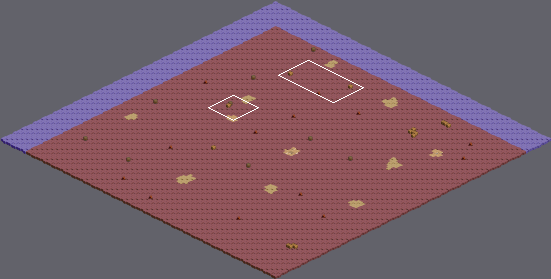
Tiled map -- assets/client/maps/1/tilemap/tilemap.tmx. The first picture is a wide view before the edit; the outline marks the close-up.
Close-up. Before:
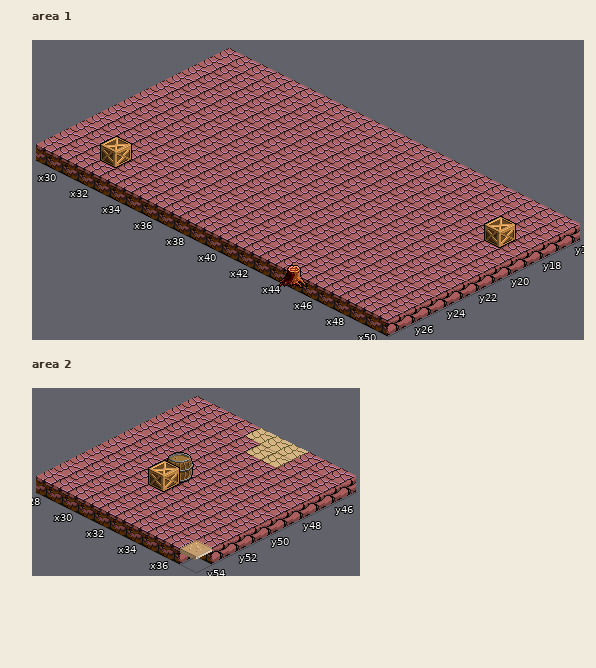
Cells are 64x32 px. Isometric: x runs down to the right, y down to the left. Shown: area 1 x 29..50, y 16..27; area 2 x 28..37, y 45..54. The commit also changed other parts of the map, which this record leaves out.
And afterwards:
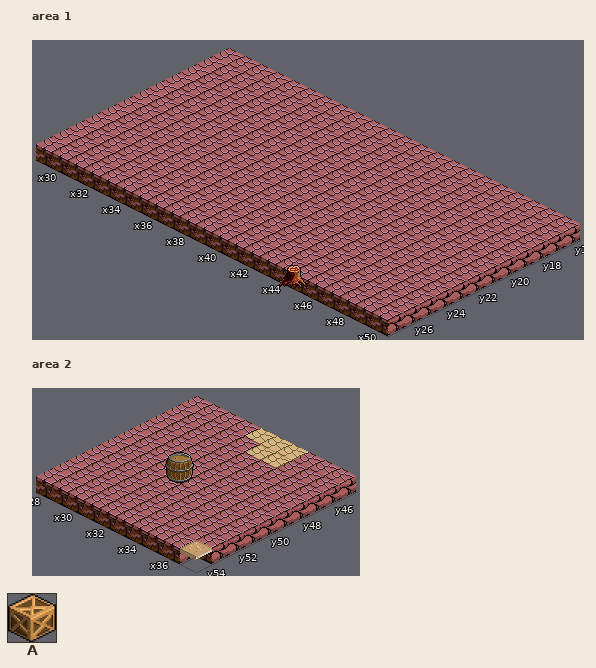
Key: from "tileset": A 222.
_ is an empty cell.
What changed:
Layer "second", area 1:
Tile A is removed in row 18 at x 48; in row 25 at x 31.
Layer "second", area 2:
Tile A is removed in row 50 at x 31.
Changed places in both close-ups, as pixel boxes (x1, y1, x2, y2):
removed: (100, 136, 132, 168)
removed: (484, 216, 516, 248)
removed: (148, 460, 180, 492)
